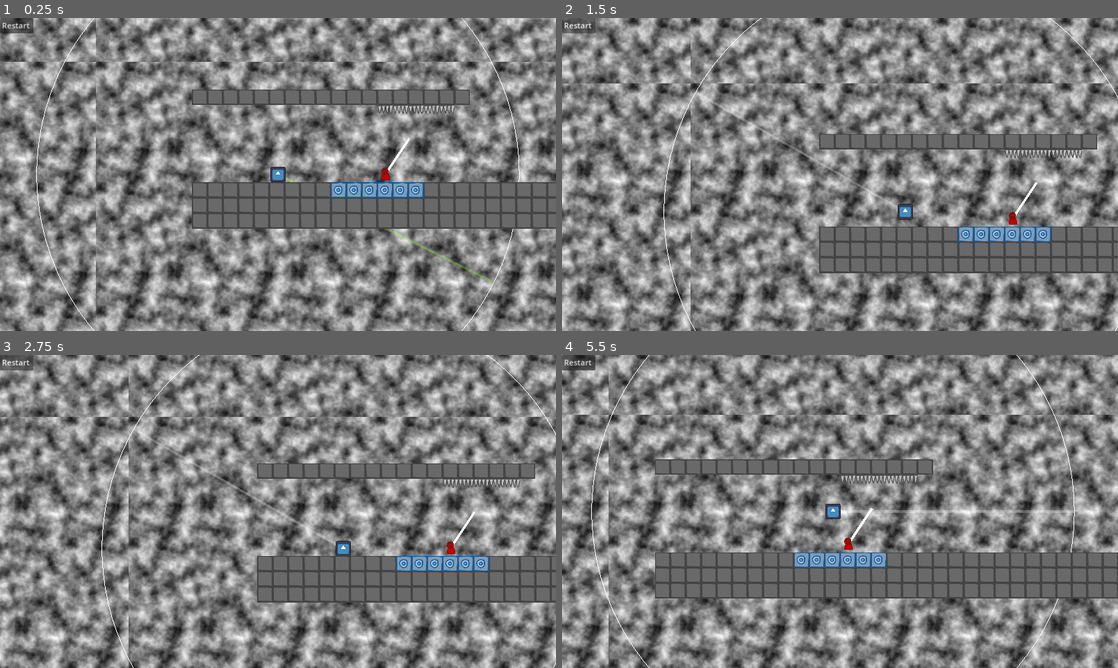
Above: before the commit, frames 1-4 (two rows, left to right).
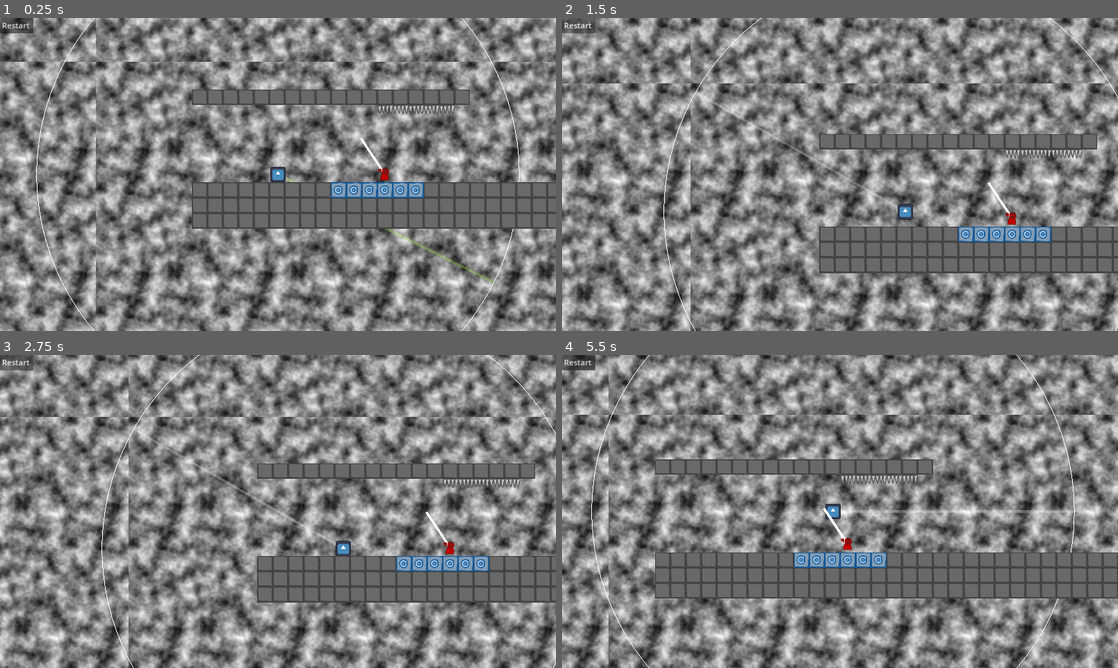
Above: after the commit, the same moments.

Repository: Haydoggo/GW61
Game: Godot game, scene res://scenes/maps/test_level/test_level.tscn
Two runs of this game, one before a commit and one after it. Both use one fixed random seed, a clock stepped at 60 frames per second and the inputs below. The engine's default icon, where the game draws it, is replaced by a stand-in: a white triangle on a blue panel in a dark square.
Inputs (mouse positions are in pixels of both pictures, inside the frame that each line leads up to):
- Up to frame 1 (0.25 s): no input
- Up to frame 2 (1.5 s): click "Restart" at 0.5 s; click "Restart" at 1.25 s
- Up to frame 3 (2.75 s): click "Restart" at 2 s
- Up to frame 4 (5.5 s): tap Enter at 2.75 s; move the mouse to (812, 574) at 2.77 s; hold D (move_right) 2.78-4.28 s; click (812, 574) at 2.85 s; tap Space (jump) at 3.02, 3.77, 5.27 s; move the mouse to (1006, 558) at 3.52 s; right-click (1006, 558) at 3.6 s; move the mouse to (673, 464) at 4.27 s; hold S (slide) 4.28-5.03 s; hold A (move_left) from 4.28 s (still down); move the mouse to (867, 511) at 5.02 s; click (867, 511) at 5.1 s

The runs differ from the first frame. In frame 1, 0.1% of the frame differs, in the area x 64-74%, y 38-52%; in frame 2, 0.1%; in frame 3, 0.1%; in frame 4, 0.1%, in the area x 46-56%, y 48-63%.

Commit message:
Make enemies face player

Diff:
--- a/scenes/enemies/attack_visualiser.gd
+++ b/scenes/enemies/attack_visualiser.gd
@@ -2,4 +2,7 @@
 extends Line2D
 
 func _process(delta: float) -> void:
-	points[1] = owner.attack_vector/20.0
+	var v = owner.attack_vector
+	if $"../../Sprite".flip_h:
+		v.x *= -1
+	points[1] = v/20.0
--- a/scenes/enemies/enemy.gd
+++ b/scenes/enemies/enemy.gd
@@ -2,8 +2,14 @@
 
 @export var attack_vector = Vector2.UP*600
 
+func _process(delta: float) -> void:
+	$Sprite.flip_h = Player.instance.global_position.x < global_position.x
+
 func _on_damage_area_body_entered(body: Node2D) -> void:
 	var player = body as Player
 	if player:
-		player.velocity += attack_vector
+		var v = attack_vector
+		if $Sprite.flip_h:
+			v.x*=-1
+		player.velocity += v
 		player.is_grappling = false
--- a/scenes/enemies/enemy.tscn
+++ b/scenes/enemies/enemy.tscn
@@ -32,7 +32,7 @@
 points = PackedVector2Array(0, 0, 0, -30)
 script = ExtResource("3_l85hy")
 
-[node name="Enemy" type="Sprite2D" parent="."]
+[node name="Sprite" type="Sprite2D" parent="."]
 position = Vector2(0, -9)
 texture = ExtResource("1_h47mf")
 
--- a/scenes/player/player.gd
+++ b/scenes/player/player.gd
@@ -1,5 +1,6 @@
 class_name Player extends CharacterBody2D
 
+static var instance : Player
 
 @export_category("Movement Parameters")
 ## Movement Parameters
@@ -18,6 +19,9 @@
 var hook_position = Vector2()
 var ignored_tiles = []
 var time_last_on_floor = 0.0
+
+func _init() -> void:
+	instance = self
 
 func _physics_process(delta: float) -> void:
 	player_movement(delta)
Binary file changed: scenes/enemies/enemy.png
